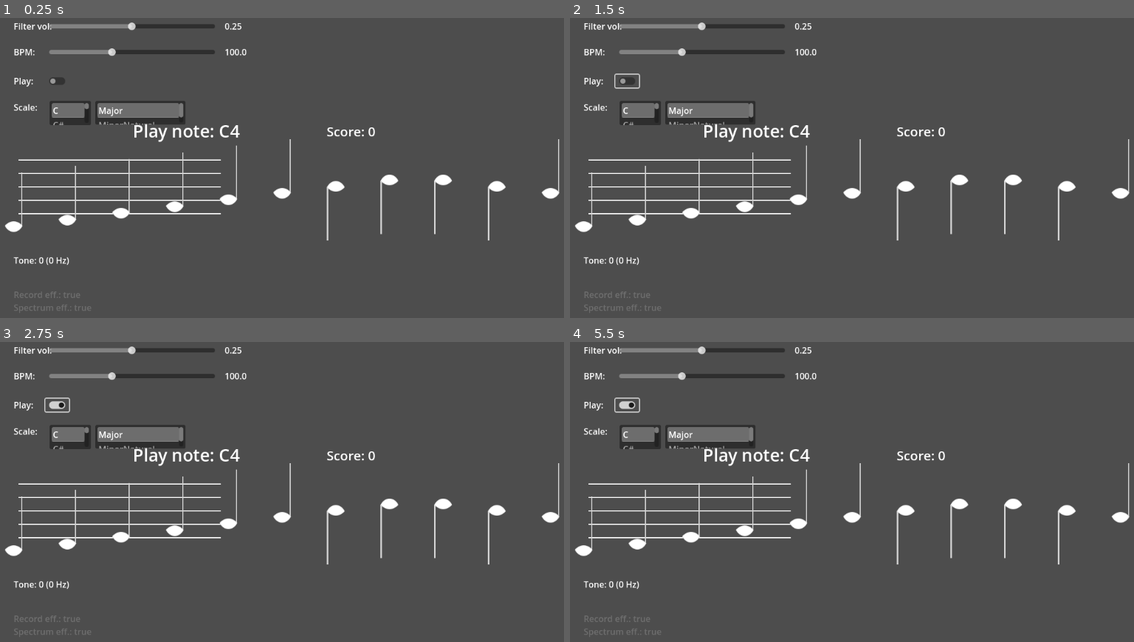
Above: before the commit, frames 1-4 (two rows, left to right).
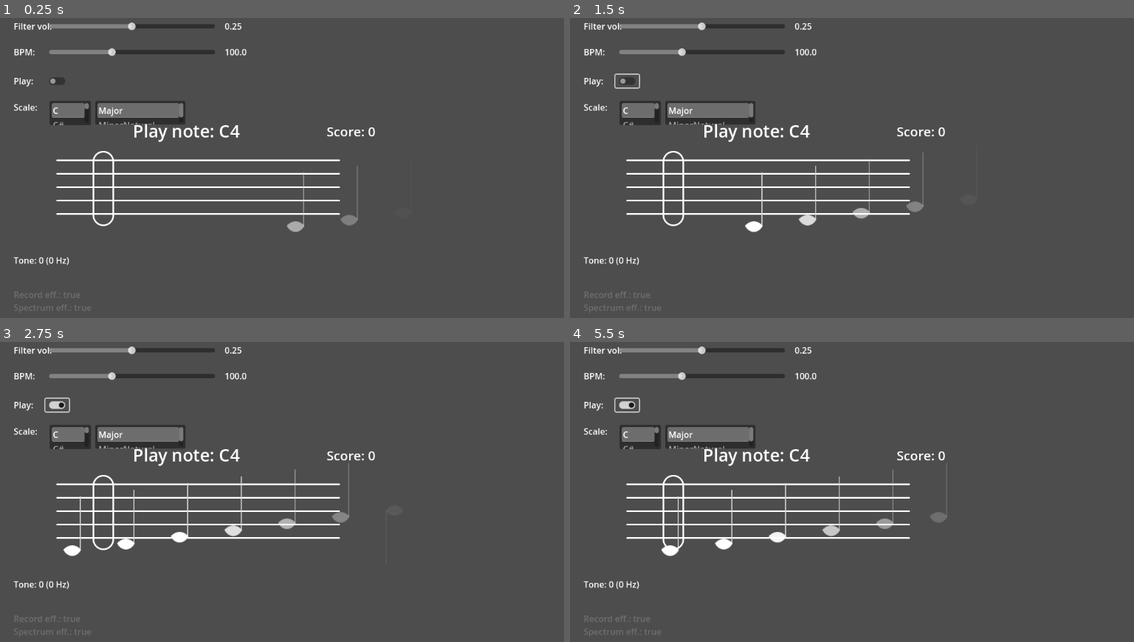
Above: after the commit, the same moments.

Repository: jw-xplore/TunnerScalePrototype
Game: Godot game, scene res://Game/Levels/TestLevel.tscn
The game is run twice, just before and just after one commit, with the same random seed, the same clock (stepped at 60 frames per second) and the same inputs.
Inputs (mouse positions are in pixels of both pictures, inside the frame that each line leads up to):
- Up to frame 1 (0.25 s): no input
- Up to frame 2 (1.5 s): click (626, 81) at 0.5 s; click (626, 81) at 1.25 s
- Up to frame 3 (2.75 s): click (56, 405) at 2 s
- Up to frame 4 (5.5 s): no input

The runs differ from the first frame. In frame 1, 3.1% of the frame differs, in the area x 0-100%, y 40-75%; in frame 2, 3.3%; in frame 3, 3.4%; in frame 4, 3.5%.

Commit message:
Added full basic sheets progression movement and feedback

Diff:
--- a/Game/Levels/TestLevel.tscn
+++ b/Game/Levels/TestLevel.tscn
@@ -21,6 +21,7 @@
 lbl_bpm = NodePath("NoteUI/SettingsUI/BPMSettings/BPMValue")
 itemlist_scale_key = NodePath("NoteUI/SettingsUI/ProgressionSettings/ScaleKeyList")
 itemlist_scale_type = NodePath("NoteUI/SettingsUI/ProgressionSettings/ScaleTypeList")
+beat_offset = 1
 
 [node name="ToneRecognition" type="Node" parent="." node_paths=PackedStringArray("lbl_tone", "lbl_record_exist", "lbl_spectrum_exist", "slider_vol_filter", "lbl_vol_filter")]
 script = ExtResource("1_c4aws")
@@ -250,11 +251,14 @@
 item_0/text = "c"
 item_1/text = "c#"
 
-[node name="SheetRenderer" parent="NoteUI" instance=ExtResource("9_abuft")]
-offset_left = 64.0
+[node name="SheetRenderer" parent="NoteUI" node_paths=PackedStringArray("tone_game") instance=ExtResource("9_abuft")]
+offset_left = 131.0
 offset_top = 320.0
-offset_right = 64.0
+offset_right = 131.0
 offset_bottom = 320.0
+tone_game = NodePath("../..")
+remove_note_position = -200.0
+new_sequence_position = 600.0
 
 [node name="Metronome" type="AudioStreamPlayer" parent="."]
 stream = ExtResource("2_l3ppg")
--- a/Game/Levels/ToneGame.gd
+++ b/Game/Levels/ToneGame.gd
@@ -7,9 +7,10 @@
 @export var key = 0
 @export var metro: AudioStreamPlayer
 @export var tone_recognition: ToneRecognition
-#@export var character: Character
 @export var scaleManager: ScalesManager
 @export var sheet_renderer: SheetRenderer
+@export var wait_for_beat: int = 4
+var beats_passed: int = 0
 
 # UI
 @export var lbl_current_tone: Label
@@ -18,6 +19,7 @@
 @export var lbl_bpm: Label
 @export var itemlist_scale_key: ItemList
 @export var itemlist_scale_type: ItemList
+@export var beat_offset = 0
 
 var running = true
 var current_pos = 0
@@ -25,6 +27,7 @@
 
 var score = 0
 
+var has_failed = false
 var run_metro = true
 var bpm_time = 0.0
 var bpm_time_count = 0.0
@@ -54,6 +57,9 @@
 	itemlist_scale_type.select(0)
 	_on_scale_key_list_item_selected(0)
 
+	sheet_renderer.set_notes_position(-wait_for_beat - beat_offset)
+	sheet_renderer.set_check_area_beat_offset(-beat_offset)
+
 func _process(delta: float) -> void:
 	if running == false:
 		return
@@ -62,15 +68,27 @@
 		run_metronome(delta)
 	progression_ui()
 
+	# Sheets rendered update
+	sheet_renderer.move_notes(delta)
+	if sheet_renderer.can_create_new_sequence():
+		sheet_renderer.create_sequece(tones)
+
 # Custom audio
 
 func run_metronome(delta: float):
 	if bpm_time_count < bpm_time:
 		bpm_time_count += delta
-		tone_progress(delta)
+		# Check tone progression
+		if beats_passed >= wait_for_beat:
+			tone_progress(delta)
 	else:
 		metro.play()
 		bpm_time_count = 0
+		beats_passed += 1
+
+		# Restart - here to sync with beat
+		if has_failed:
+			restart_progression()
 
 func tone_progress(delta: float):
 	if bpm_time_count < bpm_time:
@@ -80,6 +98,8 @@
 		if (last_note_hit + 1) == current_pos and \
 		cur_note == tones[current_pos]:
 			last_note_hit += 1
+			sheet_renderer.tested_note_feedback(true)
+			tone_recognition.clear_current_note()
 			on_scale_progress.emit()
 
 			# Add score for half
@@ -96,21 +116,23 @@
 				last_note_hit = -1
 				on_scale_finished.emit()
 
-				# Restart pos
-				#run_metro = false
-				#character.on_reach_target_x.connect(on_character_reach_target)
 		else:
 			# Restart if failed
 			current_pos = 0
 			last_note_hit = -1
+			has_failed = true
 
+			sheet_renderer.tested_note_feedback(false)
 			tone_recognition.clear_current_note()
 			on_scale_fail.emit()
 
-			# Restart pos
-			#run_metro = false
-			#character.on_reach_target_x.connect(on_character_reach_target)
 
+func restart_progression():
+	sheet_renderer.clear_sheet()
+	sheet_renderer.create_sequece(tones)
+	sheet_renderer.set_notes_position(-wait_for_beat - beat_offset)
+	has_failed = false
+	beats_passed = 0
 
 func progression_ui():
 	lbl_current_tone.text = "Play note: " + tones[current_pos]
@@ -125,7 +147,6 @@
 # Character callback
 func on_character_reach_target():
 	run_metro = true
-	#character.on_reach_target_x.disconnect(on_character_reach_target)
 	tone_recognition.clear_current_note()
 
 # UI callbacks
@@ -143,6 +164,7 @@
 	reversed.append_array(tones)
 	reversed.reverse()
 	tones.append_array(reversed)
+	sheet_renderer.clear_sheet()
 	sheet_renderer.create_sequece(tones)
 	print("Current scale: " + str(tones))
 
@@ -155,4 +177,3 @@
 	reversed.reverse()
 	tones.append_array(reversed)
 	sheet_renderer.create_sequece(tones)
-	print("Current scale: " + str(tones))
--- a/Game/Scenes/Sheets/SheetLine.tscn
+++ b/Game/Scenes/Sheets/SheetLine.tscn
@@ -8,7 +8,7 @@
 anchors_preset = 0
 offset_right = 40.0
 offset_bottom = 40.0
-scale = Vector2(0.25, 0.25)
+scale = Vector2(0.35, 0.35)
 
 [node name="Left" type="TextureRect" parent="."]
 layout_mode = 0
--- a/Game/Scenes/Sheets/SheetRenderer.tscn
+++ b/Game/Scenes/Sheets/SheetRenderer.tscn
@@ -1,10 +1,11 @@
-[gd_scene load_steps=4 format=3 uid="uid://oce7o2nmo5cb"]
+[gd_scene load_steps=5 format=3 uid="uid://oce7o2nmo5cb"]
 
 [ext_resource type="Script" uid="uid://ccwedj51jic2h" path="res://Game/Scripts/SheetRenderer.gd" id="1_fdj81"]
 [ext_resource type="PackedScene" uid="uid://cotu3ekf31yn7" path="res://Game/Scenes/Sheets/SheetLine.tscn" id="2_k4bhy"]
 [ext_resource type="PackedScene" uid="uid://bo2ejifgwjkwr" path="res://Game/Scenes/Sheets/SheetNoteQuarter.tscn" id="3_cyy31"]
+[ext_resource type="Texture2D" uid="uid://copmykbv5shmb" path="res://Game/Sprites/Sheets/CheckArea.png" id="4_v0icx"]
 
-[node name="SheetRenderer" type="Control" node_paths=PackedStringArray("lines_holder", "notes_holder")]
+[node name="SheetRenderer" type="Control" node_paths=PackedStringArray("lines_holder", "notes_holder", "check_area")]
 layout_mode = 3
 anchors_preset = 15
 anchor_right = 1.0
@@ -12,11 +13,14 @@
 grow_horizontal = 2
 grow_vertical = 2
 script = ExtResource("1_fdj81")
-fade_size = 300.0
+fade_size = 400.0
 line_scene = ExtResource("2_k4bhy")
 note_quarter_scene = ExtResource("3_cyy31")
 lines_holder = NodePath("Lines")
 notes_holder = NodePath("Notes")
+check_area = NodePath("CheckArea")
+remove_note_position = null
+new_sequence_position = null
 
 [node name="Lines" type="Control" parent="."]
 anchors_preset = 0
@@ -27,3 +31,10 @@
 anchors_preset = 0
 offset_right = 40.0
 offset_bottom = 40.0
+
+[node name="CheckArea" type="TextureRect" parent="."]
+layout_mode = 0
+offset_top = -16.0
+offset_right = 40.0
+offset_bottom = 124.0
+texture = ExtResource("4_v0icx")
--- a/Game/Scripts/SheetRenderer.gd
+++ b/Game/Scripts/SheetRenderer.gd
@@ -2,8 +2,11 @@
 extends Control
 class_name SheetRenderer
 
+@export var tone_game: ToneGameManager
+
 @export_group("Properties")
 @export var line_space: float = 25
+@export var note_distance = 100
 @export var fade_size: float = 250
 
 @export_group("Sheet assets")
@@ -13,12 +16,18 @@
 @export_group("Node references")
 @export var lines_holder: Control
 @export var notes_holder: Control
+@export var check_area: Control
+
+@export_group("Positions")
+@export var remove_note_position: float = -200
+@export var new_sequence_position: float = 200
 
 var note_names = ['C', 'D', 'E', 'F', 'G', 'A', 'B']
 var lowest_position_treble_c4 = 10
 const OCTAVE_DISTANCE = 7
 var half_step = line_space * 0.5
-var note_distance = 100
+
+var tested_note: Control
 
 func _ready() -> void:
 	# Create line base
@@ -28,16 +37,20 @@
 
 		line.position = Vector2(0, i * line_space)
 
-
 func _process(delta: float) -> void:
 	# Process note visibility
 	for note in notes_holder.get_children():
-		#note_visibility(note)
-		pass
+		note_visibility(note)
+
+	# Remove notes if too left
+	for note in notes_holder.get_children():
+		if note.global_position.x < remove_note_position:
+			notes_holder.remove_child(note)
+			note.queue_free()
+			break;
+	#move_notes(delta)
 
 func create_sequece(notes: Array[String]):
-	clear_sheet()
-
 	for note in notes:
 		if note.length() == 2:
 			create_note(note[0], int(note[1]))
@@ -54,7 +67,12 @@
 	notes_holder.add_child(note_obj)
 
 	# Position and scale
-	var x = note_distance * (notes_holder.get_child_count() - 1)
+	var prev_note: Control = notes_holder.get_child(notes_holder.get_child_count() - 2)
+	var prev_pos_x = 0
+	if prev_note != null:
+		prev_pos_x = prev_note.position.x
+
+	var x = note_distance + prev_pos_x
 	var octave_position = (octave - 4) * half_step * OCTAVE_DISTANCE
 	var y = lowest_position_treble_c4 * half_step - pos * half_step - octave_position
 	note_obj.position = Vector2(x, y)
@@ -75,5 +93,48 @@
 		note.queue_free()
 
 func note_visibility(note: Control):
-	if note.position.x > fade_size:
-		note.modulate.a = (fade_size - (note.position.x - fade_size)) / fade_size
+	if note.global_position.x > fade_size:
+		note.modulate.a = (fade_size - (note.global_position.x - fade_size)) / fade_size
+
+func move_notes(delta: float):
+	var move = (tone_game.bpm / 60) * note_distance * delta
+	notes_holder.position -= Vector2(move, 0)
+
+func note_node_id(note: Node) -> int:
+	var i: int = 0
+	for n in notes_holder.get_children():
+		i += 1
+		if n == note:
+			return i
+
+	return -1
+
+func set_notes_position(beats: int):
+	var pos = note_distance * (beats - sign(beats) * 1)
+	notes_holder.position = Vector2(-pos, 0)
+
+func set_check_area_beat_offset(beats: int):
+	var pos = note_distance * (beats)
+	var area_w = check_area.texture.get_width() / 2
+	check_area.position = Vector2(-pos - area_w, check_area.position.y)
+
+func can_create_new_sequence() -> bool:
+	var last_note = notes_holder.get_child(notes_holder.get_child_count() - 1)
+	if last_note == null:
+		return false
+
+	return last_note.global_position.x < new_sequence_position
+
+func tested_note_feedback(success: bool):
+	# update tested note
+	if tested_note == null:
+		tested_note = notes_holder.get_child(0)
+	else:
+		if notes_holder.global_position.x - tested_note.global_position.x < note_distance:
+			tested_note = notes_holder.get_child(note_node_id(tested_note))
+
+	# Color note
+	if success:
+		tested_note.modulate = Color.AQUAMARINE
+	else:
+		tested_note.modulate = Color.FIREBRICK
Binary file added: Game/Sprites/Sheets/CheckArea.png
Not shown, added: Game/Sprites/Sheets/CheckArea.png.import
